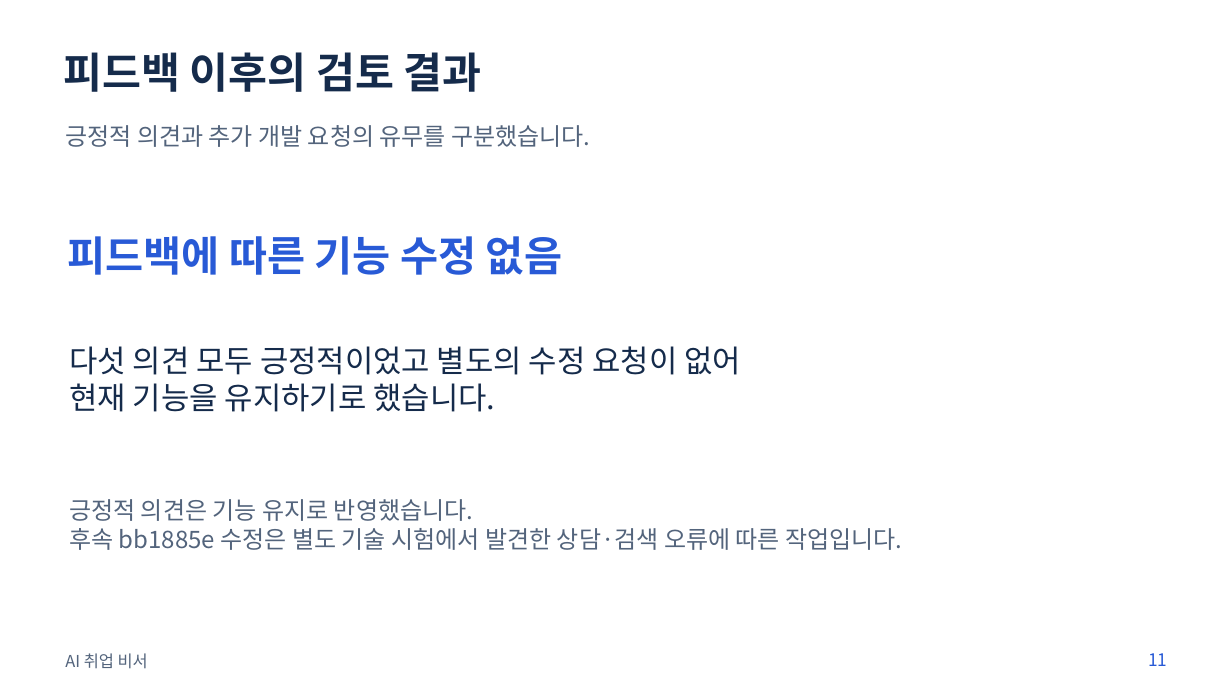
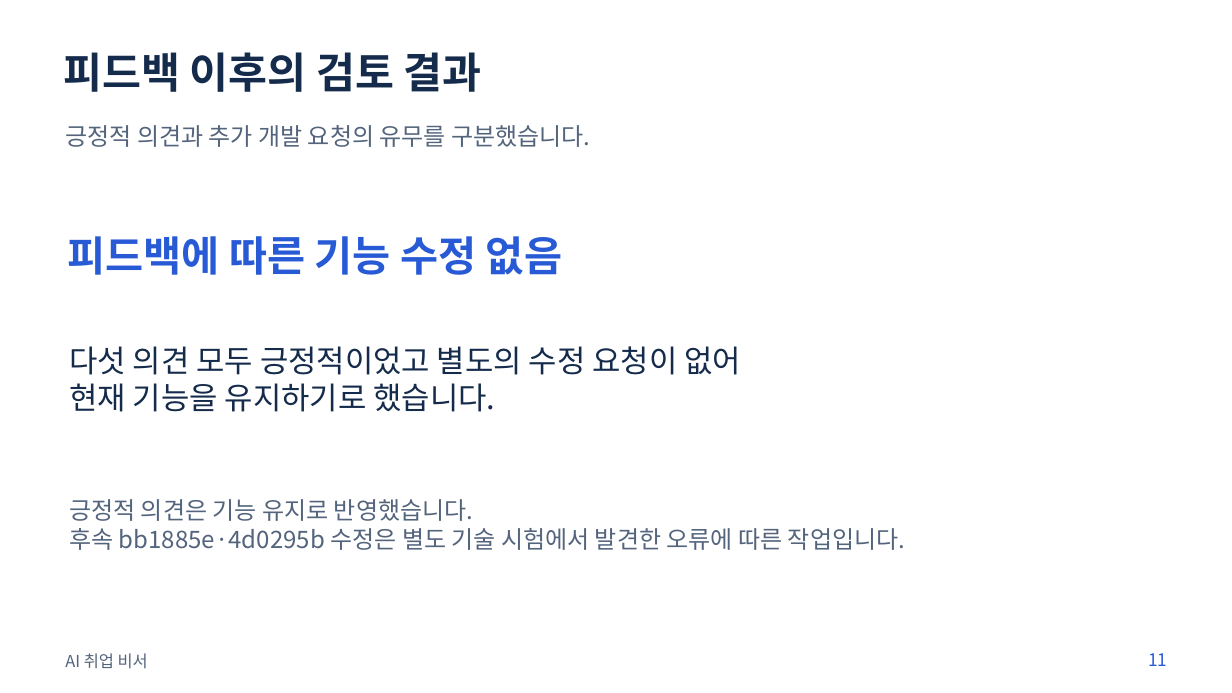
Before and after one commit to SonJH0/aisupport, a slide deck: slide 11 of docs/presentation/presentation.pptx. Drawn at 1232x693 pixels with LibreOffice and Linux fonts; fonts in the diff are those of the drawing. Boxes give left, top, right and bottom in pixels: in the first picture for what was removed or moved away, otherwise in the second. Text is boxed around its words. In the diff, an @@ line names an element or a change of style, - is before the commit and + after.

```diff
--- a/docs/presentation/presentation.pptx
+++ b/docs/presentation/presentation.pptx
@@ text at <box>69,528,905,550</box>: text changed @@
-후속 bb1885e 수정은 별도 기술 시험에서 발견한 상담·검색 오류에 따른 작업입니다.
+후속 bb1885e·4d0295b 수정은 별도 기술 시험에서 발견한 오류에 따른 작업입니다.
```
Also in this commit, not shown: 4 other slides changed, 24 other files.
